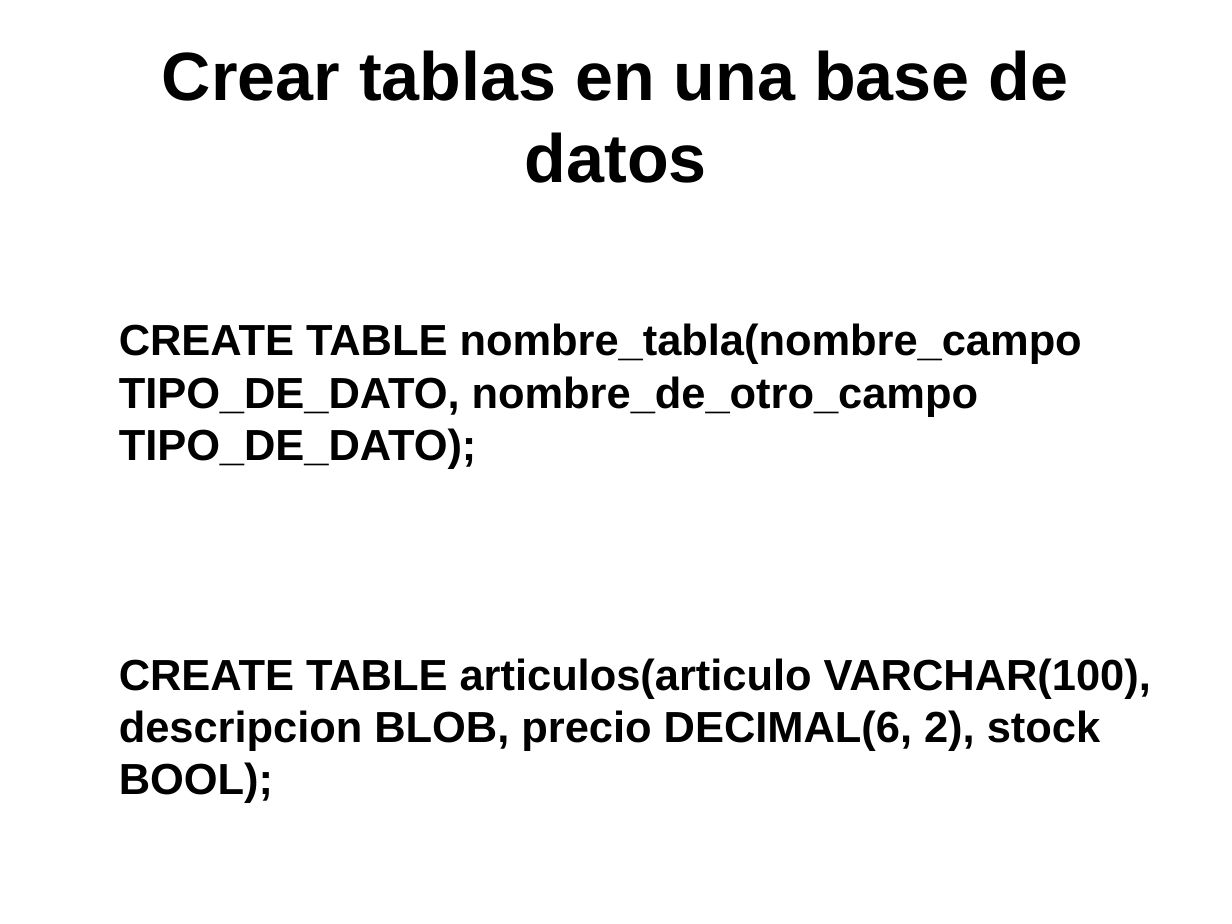
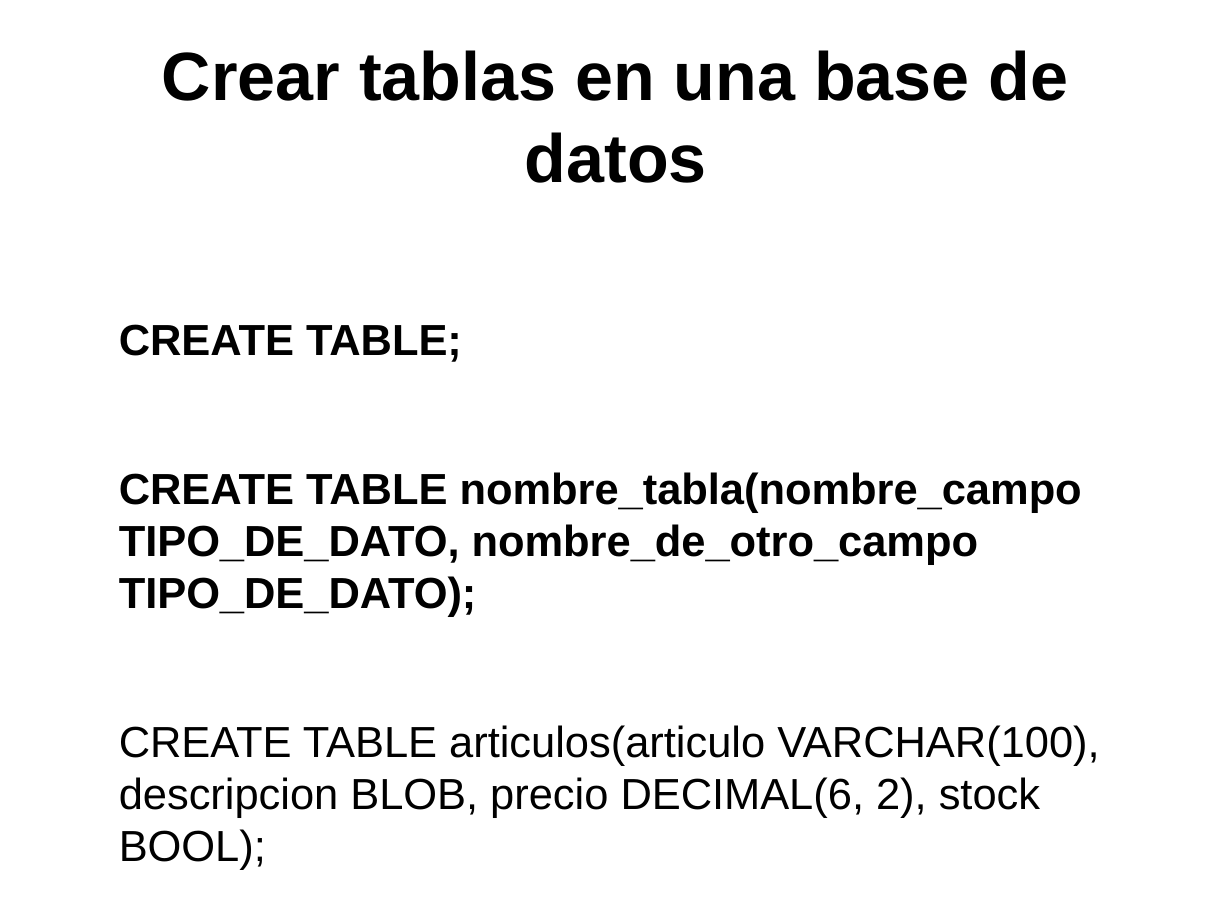
Before and after one commit to psicobyte/CursoPythonAvanzado, a slide deck: slide 33 of BaseDeDatosPython.odp (slide 19 before the commit). Drawn at 1232x924 pixels with LibreOffice and Linux fonts; fonts in the diff are those of the drawing. Boxes give left, top, right and bottom in pixels: in the first picture for what was removed or moved away, otherwise in the second. Text is boxed around its words. In the diff, an @@ line names an element or a change of style, - is before the commit and + after.

Commit message:
Presentación Base datos python

```diff
--- a/BaseDeDatosPython.odp
+++ b/BaseDeDatosPython.odp
@@ text at box(119, 324, 462, 362): paragraph added @@
+CREATE TABLE;
@@ text at box(119, 725, 1099, 818): bold off in "CREATE TABLE articulos(articulo VARCHAR(100), descripcion BL ..." @@
```
Also in this commit, not shown: 4 other slides changed, 39 slides added, 3 other files.
